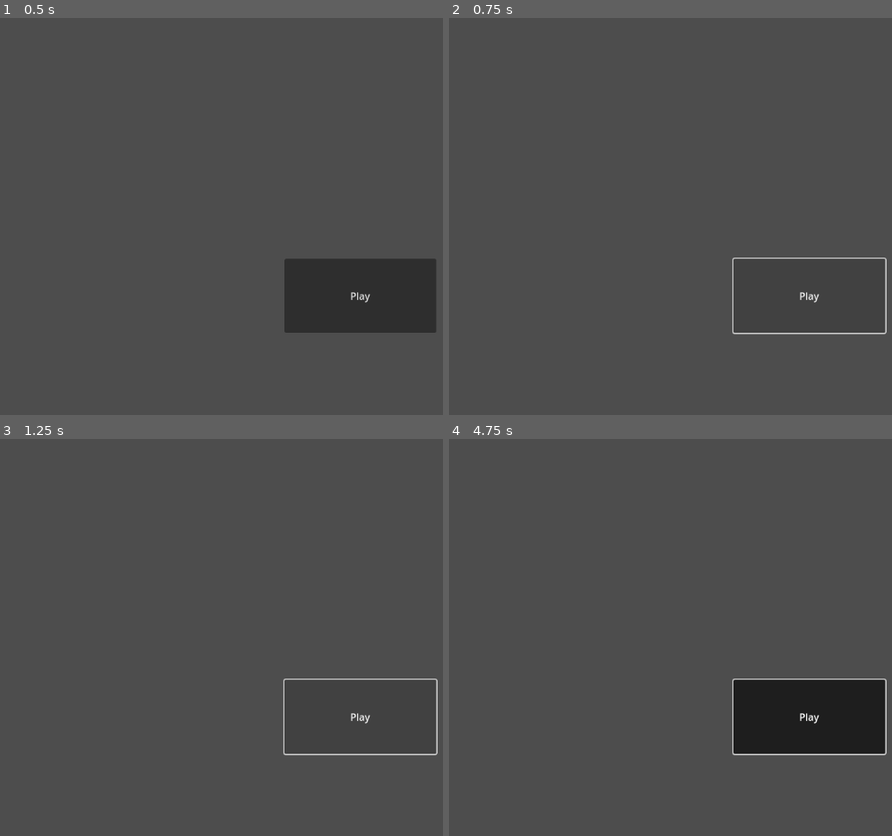
Above: before the commit, frames 1-4 (two rows, left to right).
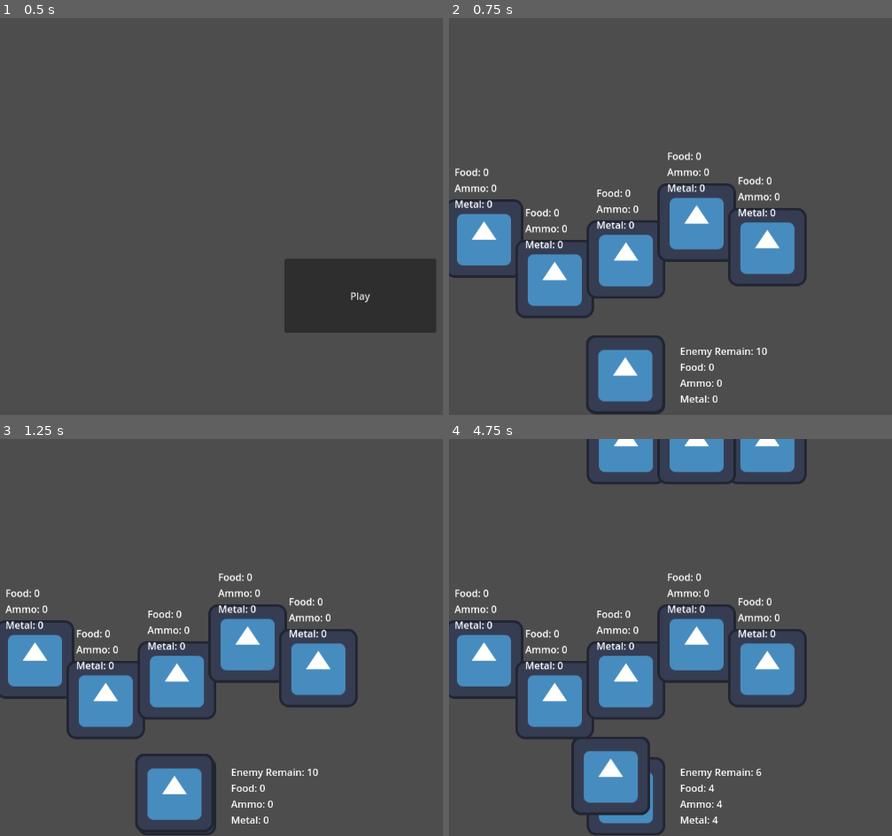
Above: after the commit, the same moments.

Repository: G36maid/GGJ25-kh-teamC
Game: Godot game, scene res://sences/game.tscn
The game is run twice, just before and just after one commit, with the same random seed, the same clock (stepped at 60 frames per second) and the same inputs. The engine's default icon, where the game draws it, is replaced by a stand-in: a white triangle on a blue panel in a dark square.
Inputs (mouse positions are in pixels of both pictures, inside the frame that each line leads up to):
- Up to frame 1 (0.5 s): no input
- Up to frame 2 (0.75 s): click "Play" at 0.5 s
- Up to frame 3 (1.25 s): no input
- Up to frame 4 (4.75 s): click (807, 716) at 1.25 s, where only the run before the commit has a clickable "Play"; click (807, 716) at 2 s, where only the run before the commit has a clickable "Play"; tap Enter (send_cmd) at 2.75, 3.6 s; hold Enter (send_cmd) 2.78-3.53 s; hold Enter (send_cmd) from 4.28 s (still down)

Frame 1 is identical in both runs. In frame 2, 14% of the frame differs, in the area x 0-99%, y 33-100%; in frame 3, 14%; in frame 4, 24%, in the area x 0-99%, y 0-100%.
Error before the commit: Parse Error: Mixed use of tabs and spaces for indentation. (res://scripts/game.gd:91)

Commit message:
add allys info

Diff:
--- /dev/null
+++ b/scripts/ally.gd
@@ -0,0 +1,17 @@
+extends Node2D
+
+var resource_food: int = 0
+var resource_ammo: int = 0
+var resource_metal: int = 0
+
+# Called when the node enters the scene tree for the first time.
+func _ready() -> void:
+	pass # Replace with function body.
+
+
+# Called every frame. 'delta' is the elapsed time since the previous frame.
+func _process(delta: float) -> void:
+	$Label.text = """Food: %d
+Ammo: %d
+Metal: %d
+""" % [resource_food, resource_ammo, resource_metal]
--- a/scripts/game.gd
+++ b/scripts/game.gd
@@ -89,7 +89,7 @@
 func send_commands_to_deliverer(commands: Array) -> bool:
 	for d in deliverers:
 		if d.set_commands(commands):
-		    return true
+			return true
 	return false
 
 func get_x(lan: int) -> int:
--- a/sences/ally.tscn
+++ b/sences/ally.tscn
@@ -1,15 +1,23 @@
-[gd_scene load_steps=3 format=3 uid="uid://biabod8sfbms8"]
+[gd_scene load_steps=4 format=3 uid="uid://biabod8sfbms8"]
 
 [ext_resource type="Texture2D" uid="uid://ddwwtok3rvohy" path="res://icon.svg" id="1_hdyf2"]
+[ext_resource type="Script" path="res://scripts/ally.gd" id="1_nmtff"]
 
 [sub_resource type="CircleShape2D" id="CircleShape2D_l0b1g"]
 
 [node name="ally" type="Node2D"]
+script = ExtResource("1_nmtff")
+
+[node name="Sprite2D" type="Sprite2D" parent="."]
+texture = ExtResource("1_hdyf2")
 
 [node name="Area2D" type="Area2D" parent="."]
 
 [node name="CollisionShape2D" type="CollisionShape2D" parent="Area2D"]
 shape = SubResource("CircleShape2D_l0b1g")
 
-[node name="Sprite2D" type="Sprite2D" parent="Area2D/CollisionShape2D"]
-texture = ExtResource("1_hdyf2")
+[node name="Label" type="Label" parent="."]
+offset_left = -48.0
+offset_top = -120.0
+offset_right = 46.0
+offset_bottom = -59.0
